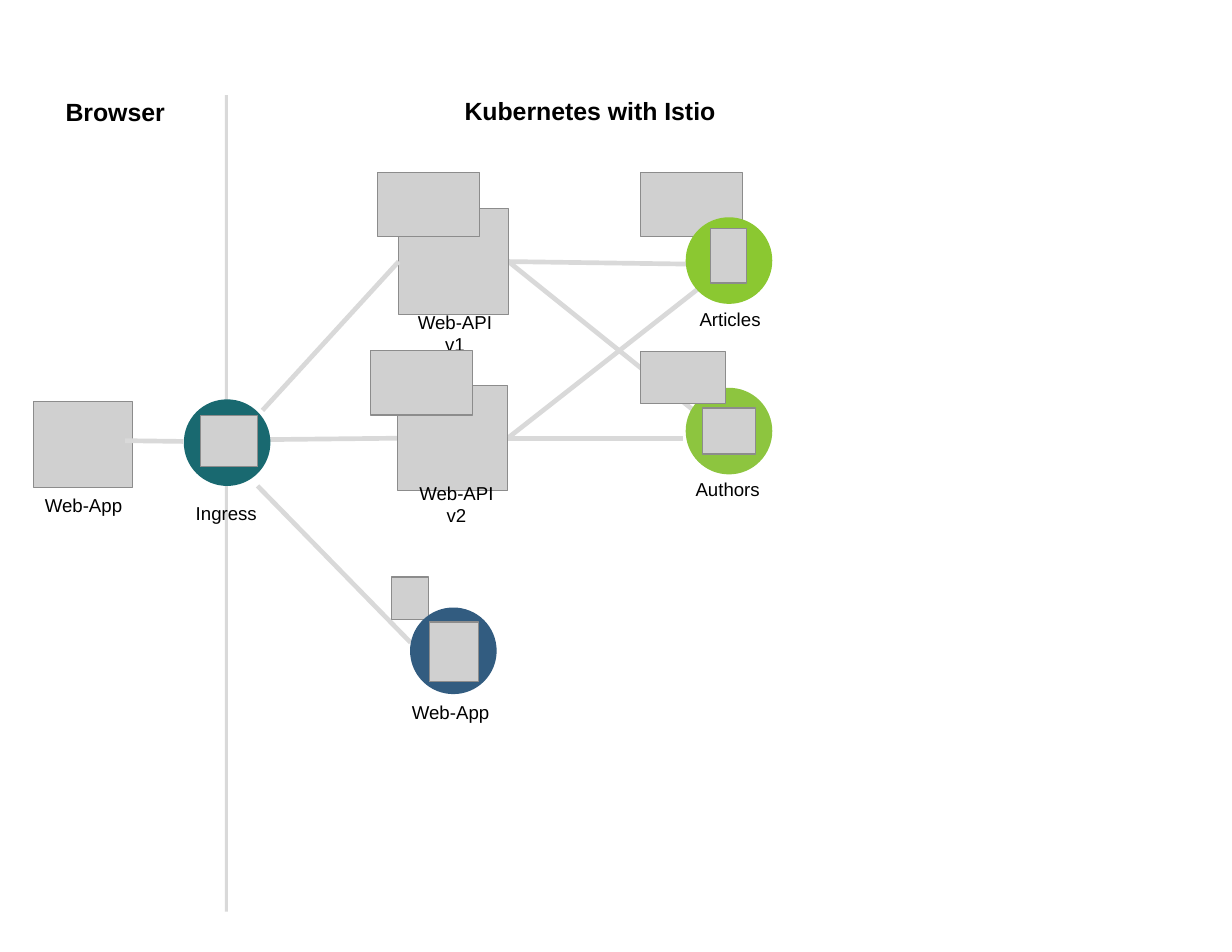
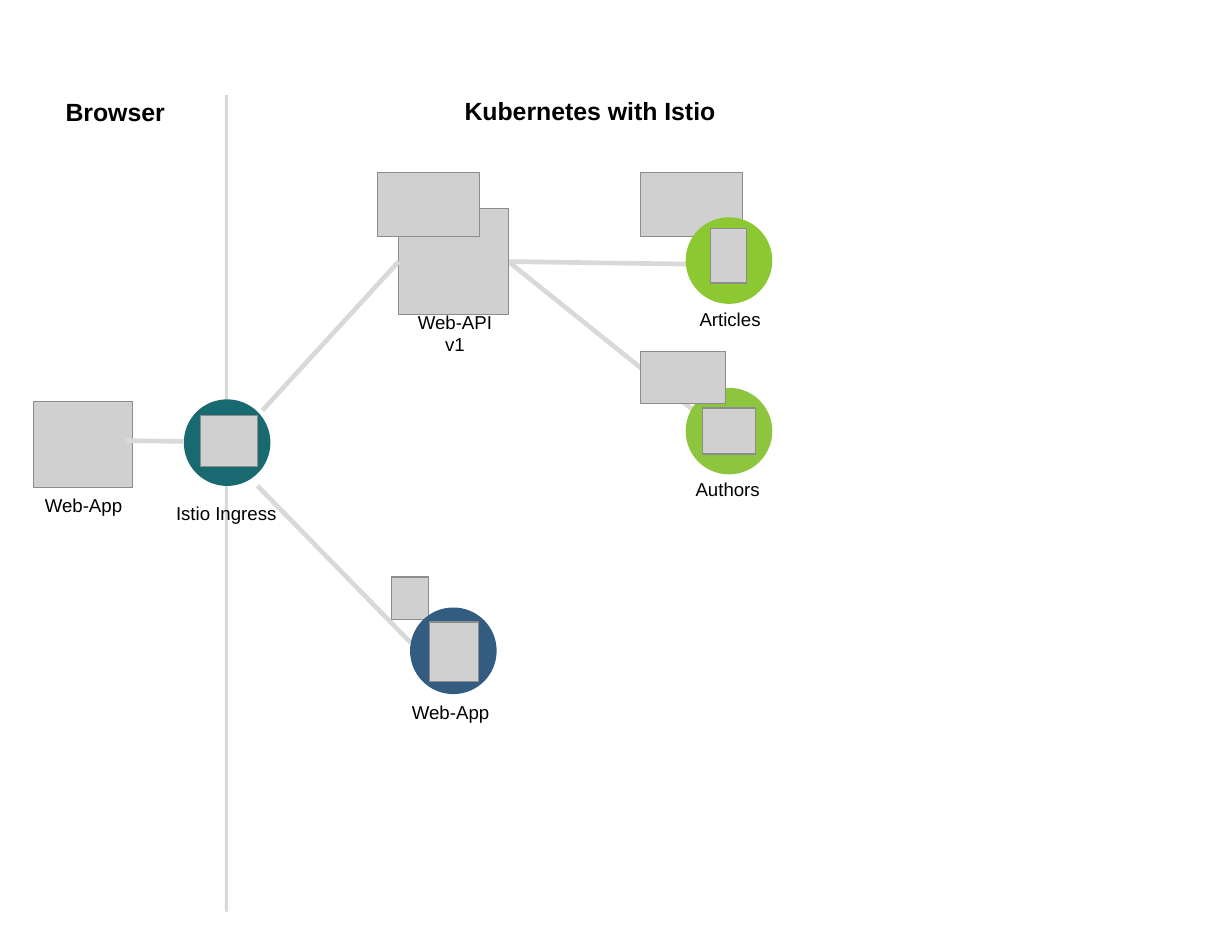
Before and after one commit to IBM/cloud-native-starter, a slide deck: slide 6 of workshop/images/architecture.pptx. Drawn at 1232x952 pixels with LibreOffice and Linux fonts; fonts in the diff are those of the drawing; grey boxes stand for pictures. Boxes give left, top, right and bottom in pixels: in the first picture for what was removed or moved away, otherwise in the second. Text is boxed around its words. In the diff, an @@ line names an element or a change of style, - is before the commit and + after.

```diff
--- a/workshop/images/architecture.pptx
+++ b/workshop/images/architecture.pptx
@@ line removed from (507, 438) to (732, 262) @@
@@ picture removed at [371, 351, 473, 414] @@
@@ picture removed at [398, 385, 507, 491] @@
@@ line removed from (231, 440) to (398, 438) @@
@@ line removed from (507, 438) to (683, 438) @@
@@ text at [176, 506, 276, 524]: text changed @@
-Ingress
+Istio Ingress
@@ text removed at [419, 486, 493, 522] @@
-Web-API
-v2
```
Also in this commit, not shown: 1 other slide changed, 7 slides added, 11 other files.
